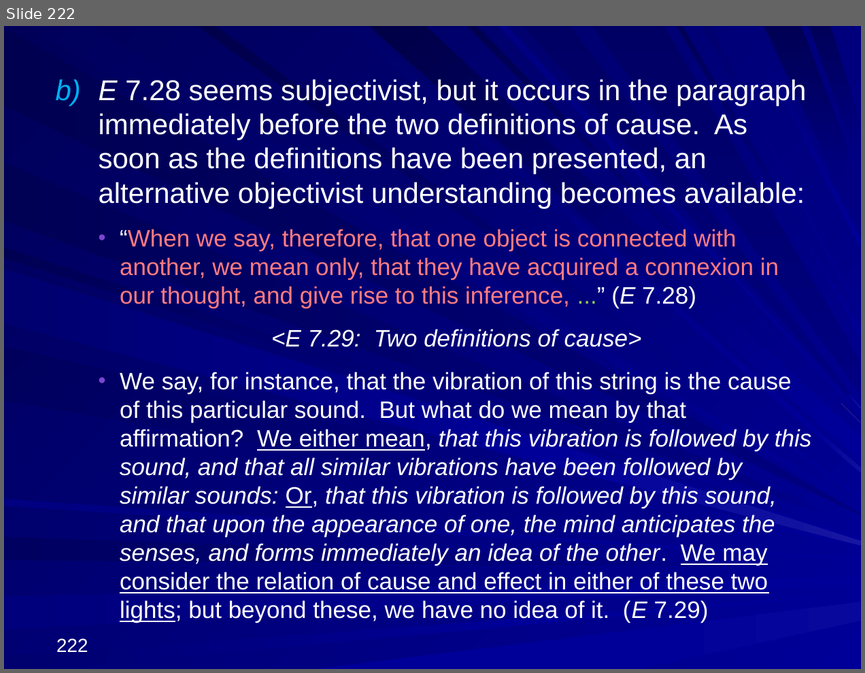
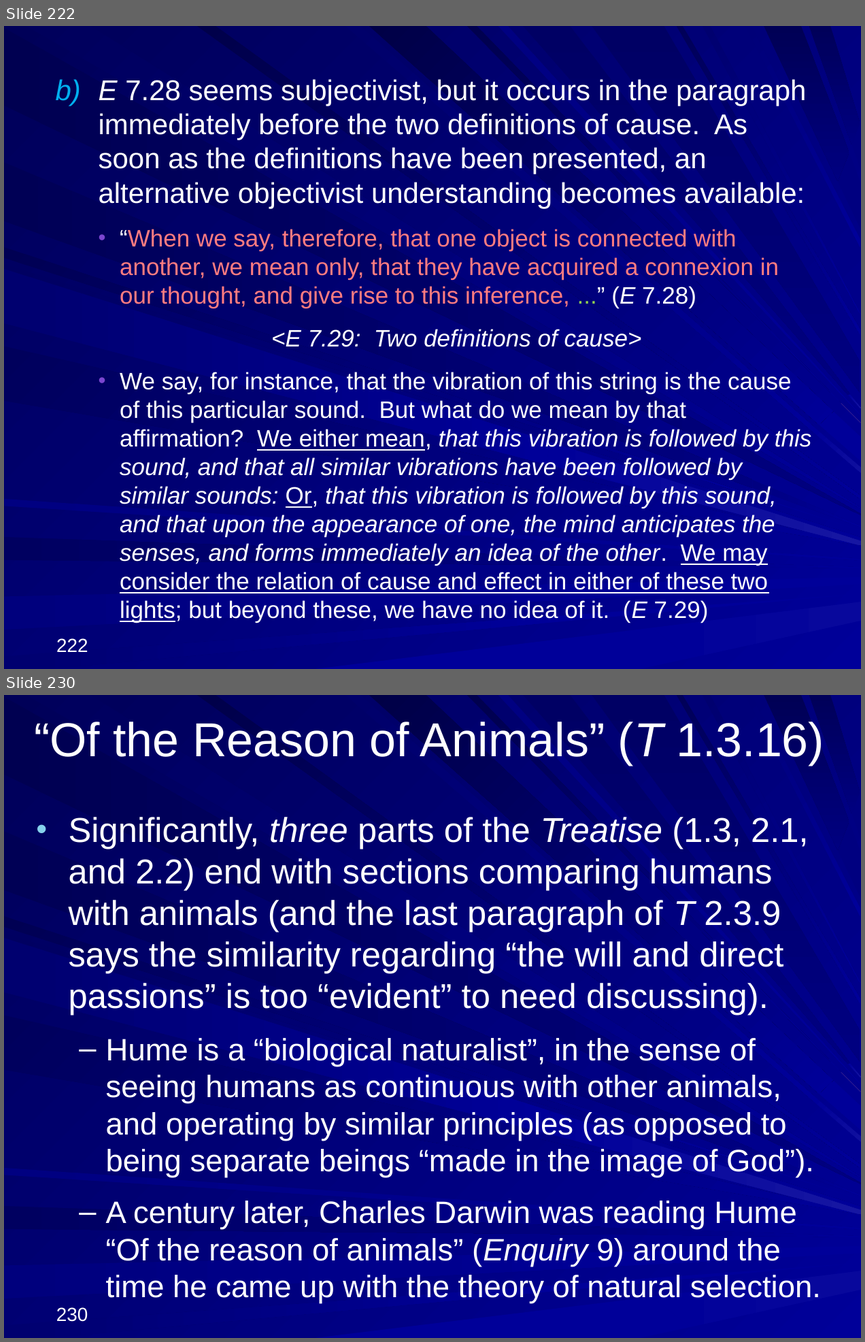
Before and after one commit to englishphilosophy/hume-texts-online, a slide deck: teaching/lectures/2025_Hume_MT_current.pptx. Shown one above the other, each under a label of ours: slide 222 before the commit, slides 222 and 230 after it; the slides between them are not shown. The pictures are 865x673 and 865x1342 pixels, drawn with LibreOffice and Linux fonts; fonts in the diff are those of the drawing. Boxes give left, top, right and bottom in pixels: in the first picture for what was removed or moved away, otherwise in the second. Text is boxed around its words. In the diff, an @@ line names an element or a change of style, - is before the commit and + after.

```diff
--- a/teaching/lectures/2025_Hume_MT_current.pptx
+++ b/teaching/lectures/2025_Hume_MT_current.pptx
@@ slide 230 added at [4,695,861,1338], background gradient #000078 to #000099; not listed: 37 template elements that a slide beside it also shows @@
@@ title added at [34,722,824,765], 40 pt, text #FFFFFF @@
+“Of the Reason of Animals” (T 1.3.16)
@@ text added at [69,817,821,1304], 26 pt, text #FFFFFF @@
+• Significantly, three parts of the Treatise (1.3, 2.1, and 2.2) end with sections comparing humans with animals (and the last paragraph of T 2.3.9 says the similarity regarding “the will and direct passions” is too “evident” to need discussing).
+  – Hume is a “biological naturalist”, in the sense of seeing humans as continuous with other animals, and operating by similar principles (as opposed to being separate beings “made in the image of God”).
+  – A century later, Charles Darwin was reading Hume “Of the reason of animals” (Enquiry 9) around the time he came up with the theory of natural selection.
@@ page number added at [56,1307,88,1321], 16 pt, text #FFFFFF @@
+230
```
Also in this commit, not shown: 53 other slides added, 2 other files.
